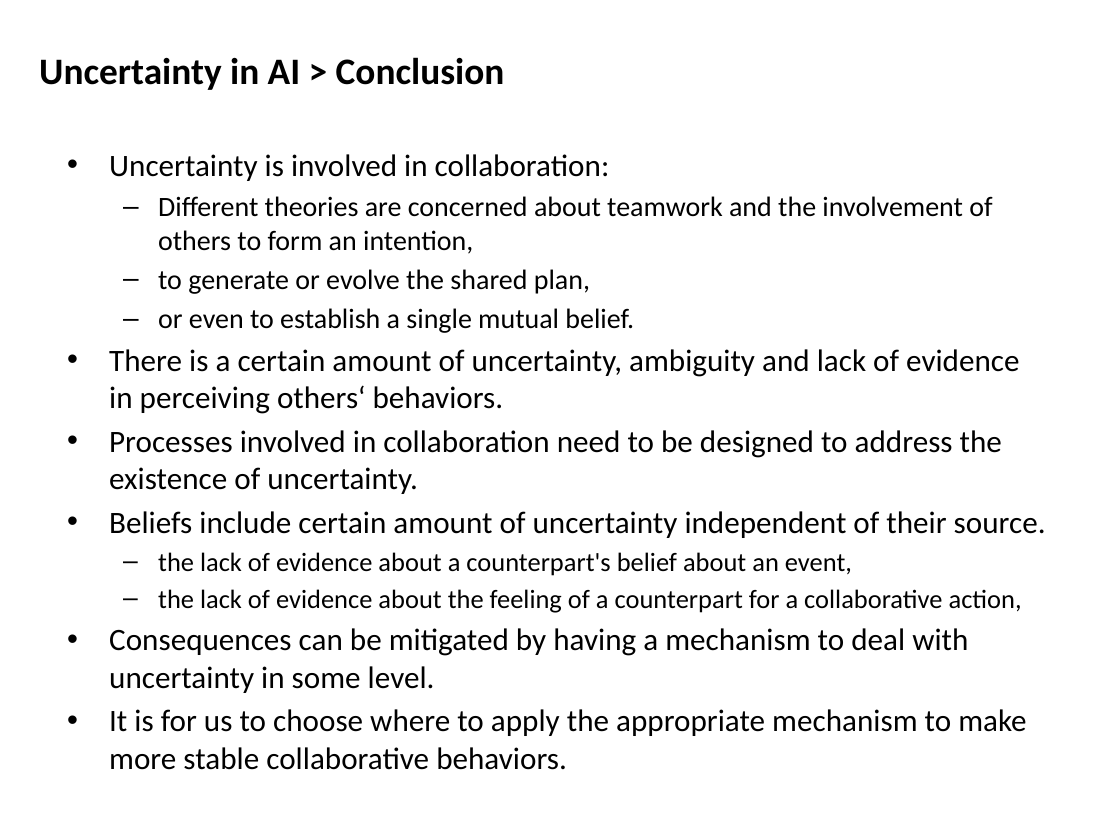
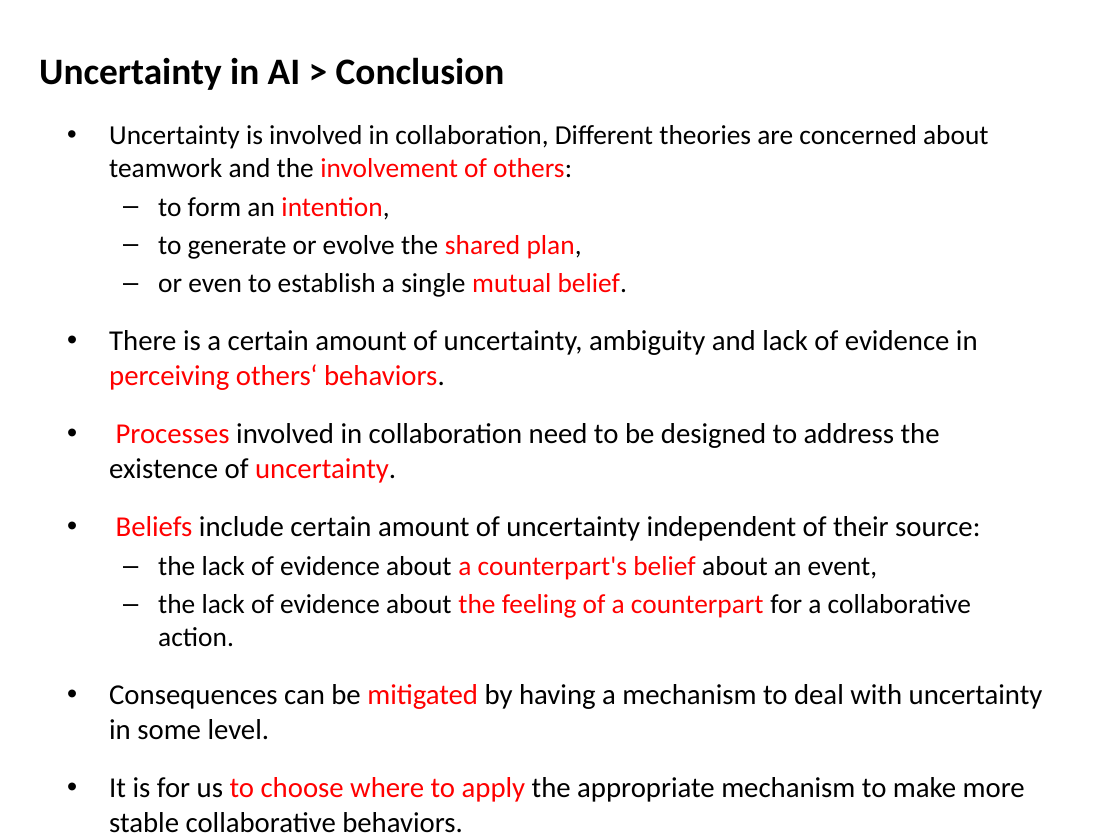
Before and after one commit to mshayganfar/CompExam1, a slide deck: slide 44 of presentation/PhD-comprehensive-exam-2.pptx (slide 45 before the commit). Drawn at 1120x840 pixels with LibreOffice and Linux fonts; fonts in the diff are those of the drawing. Boxes give left, top, right and bottom in pixels: in the first picture for what was removed or moved away, otherwise in the second. Text is boxed around its words. In the diff, an @@ line names an element or a change of style, - is before the commit and + after.

```diff
--- a/presentation/PhD-comprehensive-exam-2.pptx
+++ b/presentation/PhD-comprehensive-exam-2.pptx
@@ text "Uncertainty is involved in collaboration, ...": place and size @@
-text "Uncertainty is involved in collaboration, ..." at [109, 154, 1046, 770]
+text "Uncertainty is involved in collaboration, ..." at [109, 125, 1043, 833]
@@ text at [109, 125, 988, 220]: text changed; size 18 to 17.6 pt @@
-• Uncertainty is involved in collaboration:
-  – Different theories are concerned about teamwork and the involvement of others to form an intention,
+• Uncertainty is involved in collaboration, Different theories are concerned about teamwork and the involvement of others:
+  – to form an intention,
@@ text at [109, 235, 1043, 833]: size 18 to 17.6 pt in "to generate or evolve the shared plan,", "or even to establish a single mutual ..."; text colour #000000 to #FF0000 in "shared plan,", "mutual belief.", "perceiving others‘ behaviors.", "Processes uncertainty." and 3 more places; size 20 to 18.5 pt in "There is a certain amount of uncertainty, ...", "Processes involved in collaboration need to be ...", "Consequences can be mitigated by having a ...", "It is for us to choose where ..."; size 17 to 17.6 pt in "the lack of evidence about a counterpart's ..." @@
@@ text at [116, 516, 980, 541]: text changed; size 20 to 18.5 pt @@
-• Beliefs include certain amount of uncertainty independent of their source.
+• Beliefs include certain amount of uncertainty independent of their source:
@@ text at [158, 594, 971, 647]: text changed; size 17 to 17.6 pt @@
-  – the lack of evidence about the feeling of a counterpart for a collaborative action,
+  – the lack of evidence about the feeling of a counterpart for a collaborative action.
```
Also in this commit, not shown: 27 other slides changed, 1 slide removed.
